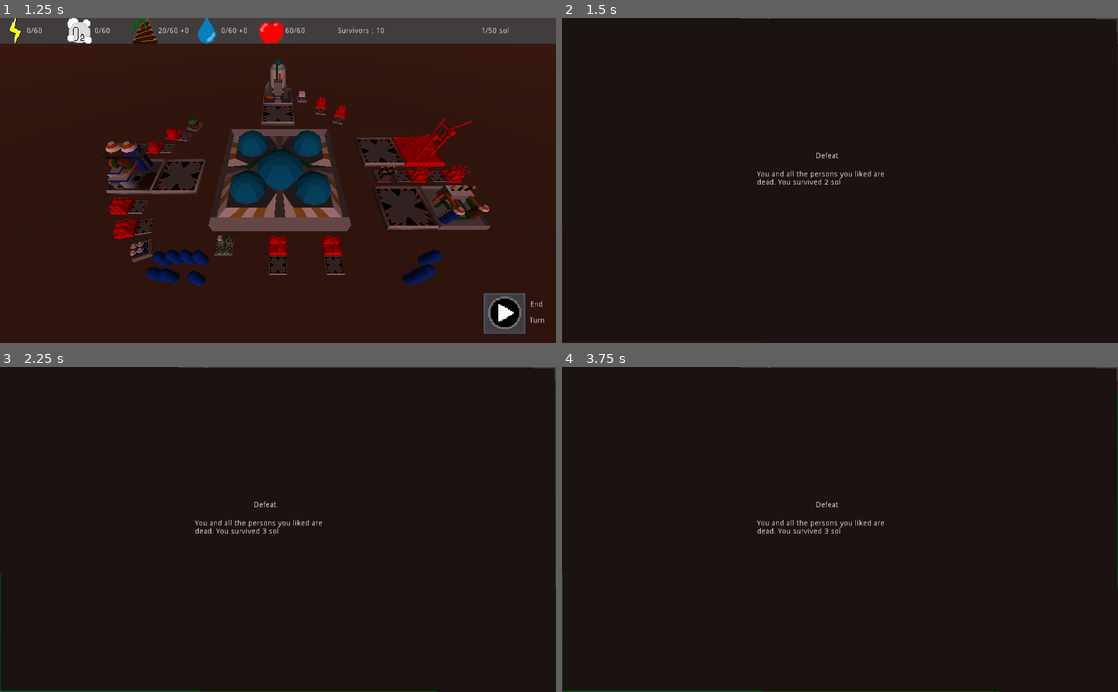
Above: before the commit, frames 1-4 (two rows, left to right).
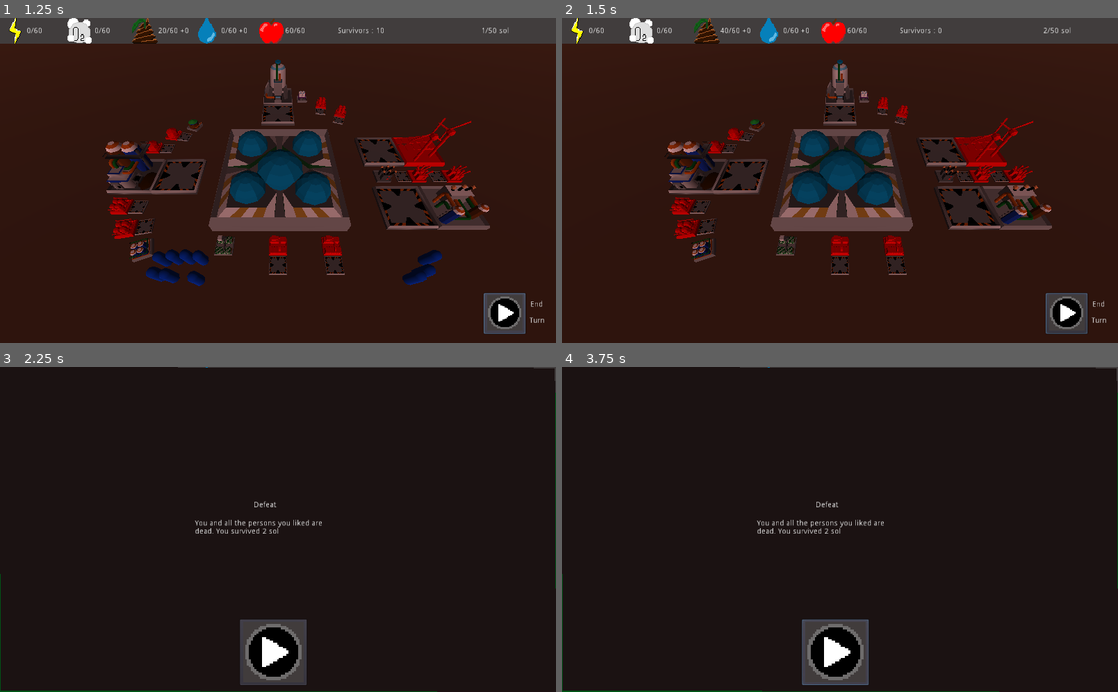
Above: after the commit, the same moments.

Repository: AngryCyboot/LD52
Game: Godot game, scene res://Scènes/Scene principale.tscn
The game is run twice, just before and just after one commit, with the same random seed, the same clock (stepped at 60 frames per second) and the same inputs.
Inputs (mouse positions are in pixels of both pictures, inside the frame that each line leads up to):
- Up to frame 1 (1.25 s): click (505, 313) at 0.5 s
- Up to frame 2 (1.5 s): tap Enter at 1.25 s; move the mouse to (962, 164) at 1.27 s; hold D from 1.28 s (still down); tap I at 1.35 s; click (962, 164) at 1.42 s
- Up to frame 3 (2.25 s): tap Space at 2 s; move the mouse to (166, 545) at 2.02 s; release D at 2.03 s; hold A from 2.03 s (still down); tap Tab at 2.1 s
- Up to frame 4 (3.75 s): release A at 2.75 s; click (834, 653) at 2.77 s; click (834, 653) at 3.52 s

Frame 1 is identical in both runs. In frame 2, 27% of the frame differs, in the area x 0-100%, y 0-98%; in frame 3, 2.4%; in frame 4, 2.4%.

Commit message:
add restart button
issue #6
- signal dans UI
- Reste a restart depuis scence principal

Diff:
--- a/GodotFiles/Scènes/UI.tscn
+++ b/GodotFiles/Scènes/UI.tscn
@@ -10,6 +10,20 @@
 
 [node name="UI" type="CanvasLayer"]
 script = ExtResource( 1 )
+
+[node name="Button" type="Button" parent="."]
+anchor_left = 0.819
+anchor_top = 0.599
+anchor_right = 1.0
+anchor_bottom = 1.0
+margin_left = 52.3439
+margin_top = 148.6
+margin_right = -56.0
+margin_bottom = -17.0
+toggle_mode = true
+icon = ExtResource( 7 )
+icon_align = 1
+expand_icon = true
 
 [node name="EndTurnLabel" type="RichTextLabel" parent="."]
 margin_left = 966.0
@@ -109,6 +123,7 @@
 
 [node name="GoalLabel" type="RichTextLabel" parent="."]
 anchor_left = 0.0380859
+anchor_right = 0.0380859
 margin_left = 847.0
 margin_top = 17.0
 margin_right = 1016.0
@@ -133,20 +148,6 @@
 "_editor_description_": ""
 }
 
-[node name="Button" type="Button" parent="."]
-anchor_left = 0.819
-anchor_top = 0.599
-anchor_right = 1.0
-anchor_bottom = 1.0
-margin_left = 52.3439
-margin_top = 148.6
-margin_right = -56.0
-margin_bottom = -17.0
-toggle_mode = true
-icon = ExtResource( 7 )
-icon_align = 1
-expand_icon = true
-
 [node name="EndingScreen" type="Polygon2D" parent="."]
 visible = false
 color = Color( 0.105882, 0.0705882, 0.0705882, 1 )
@@ -166,4 +167,20 @@
 margin_right = 627.0
 margin_bottom = 322.0
 
+[node name="Restart_button" type="Button" parent="EndingScreen"]
+anchor_left = 0.819
+anchor_top = 0.599
+anchor_right = 1.0
+anchor_bottom = 1.0
+margin_left = 442.0
+margin_top = 466.0
+margin_right = 565.0
+margin_bottom = 587.0
+disabled = true
+toggle_mode = true
+icon = ExtResource( 7 )
+icon_align = 1
+expand_icon = true
+
 [connection signal="toggled" from="Button" to="." method="_on_Button_toggled"]
+[connection signal="pressed" from="EndingScreen/Restart_button" to="." method="_on_Button_pressed"]
--- a/GodotFiles/scripts/UI.gd
+++ b/GodotFiles/scripts/UI.gd
@@ -11,6 +11,8 @@
 var oxy = [0,0,0,0]
 var water = [0,0,0,0]
 var shit = [0,0,0,0]
+
+signal restart
 
 # Called when the node enters the scene tree for the first time.
 #func _ready():
@@ -31,7 +33,7 @@
 	$FoodLabel.hint_tooltip = "+" + String(food[2]) + " -" + String(food[3])
 	$GoalLabel.text = String(turn)+"/"+String(end)+" sol"
 	$SurvivorLabel.text = "Survivors : "+String(survivors)
-	ending_Result()
+
 	pass
 
 func update(allTheThings):
@@ -46,6 +48,7 @@
 func passTurn():
 	$Button.pressed = false
 	$Button.disabled = false
+	ending_Result()
 
 func initialise(doom):
 	end = doom
@@ -65,9 +68,14 @@
 		$EndingScreen/ResultLabel.visible = true
 		$EndingScreen/ResultLabel.text = "Defeat"
 		$EndingScreen/DetailedResultLabel.text = "You and all the persons you liked are dead. You survived "+String(turn)+" sol"
+		$EndingScreen/Restart_button.disabled = false
 	elif survivors >= 1 && turn >= end :
 		$EndingScreen.visible = true
 		$EndingScreen/DetailedResultLabel.visible = true
 		$EndingScreen/ResultLabel.visible = true
 		$EndingScreen/ResultLabel.text = "Victory"
 		$EndingScreen/DetailedResultLabel.text = "You survive "+String(turn)+" sol and keep alive "+String(survivors)+" survivors"
+		$EndingScreen/Restart_button.disabled = false
+
+func _on_Button_pressed():
+	emit_signal("restart")
